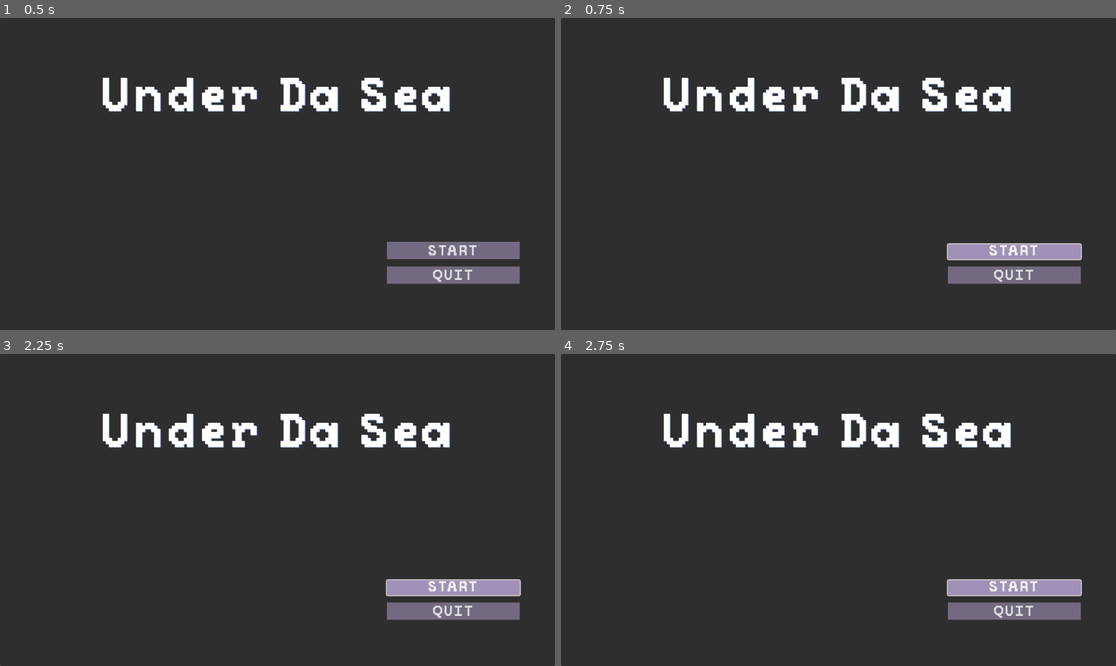
Above: before the commit, frames 1-4 (two rows, left to right).
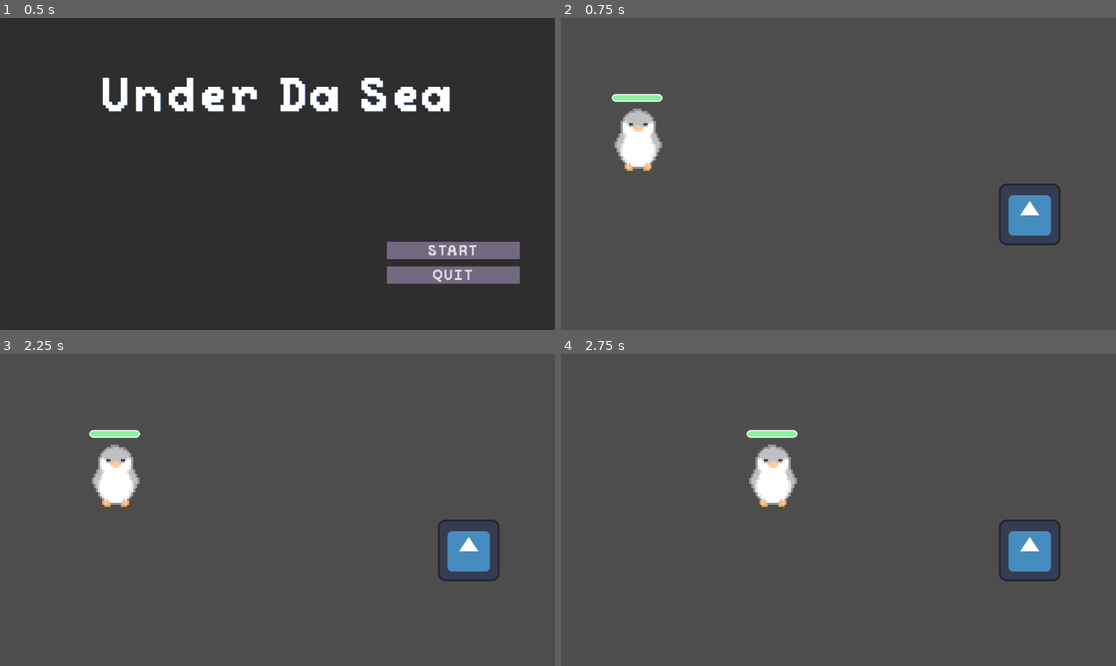
Above: after the commit, the same moments.

Repository: Jesuscanwalk/Under-da-sea
Game: Godot game, scene res://menus/main menu.tscn
The game is run twice, just before and just after one commit, with the same random seed, the same clock (stepped at 60 frames per second) and the same inputs. The project has no main scene, so this scene is started directly. The engine's default icon, where the game draws it, is replaced by a stand-in: a white triangle on a blue panel in a dark square.
Inputs (mouse positions are in pixels of both pictures, inside the frame that each line leads up to):
- Up to frame 1 (0.5 s): no input
- Up to frame 2 (0.75 s): click "START" at 0.5 s
- Up to frame 3 (2.25 s): click (455, 588) at 1.25 s, where only the run before the commit has a clickable "START"; tap Enter at 2 s; hold D (right) from 2.03 s (still down)
- Up to frame 4 (2.75 s): keep holding D (right)

Frame 1 is identical in both runs. In frame 2, 100% of the frame differs, in the area x 0-100%, y 0-100%; in frame 3, 100%; in frame 4, 99%.

Commit message:
start screen starts game

Diff:
--- a/under-da-sea/menus/main_menu.gd
+++ b/under-da-sea/menus/main_menu.gd
@@ -2,7 +2,7 @@
 
 
 func _on_start_pressed() -> void:
-	print("start")
+	get_tree().change_scene_to_file("res://test.tscn")
 
 
 func _on_quit_pressed() -> void:
